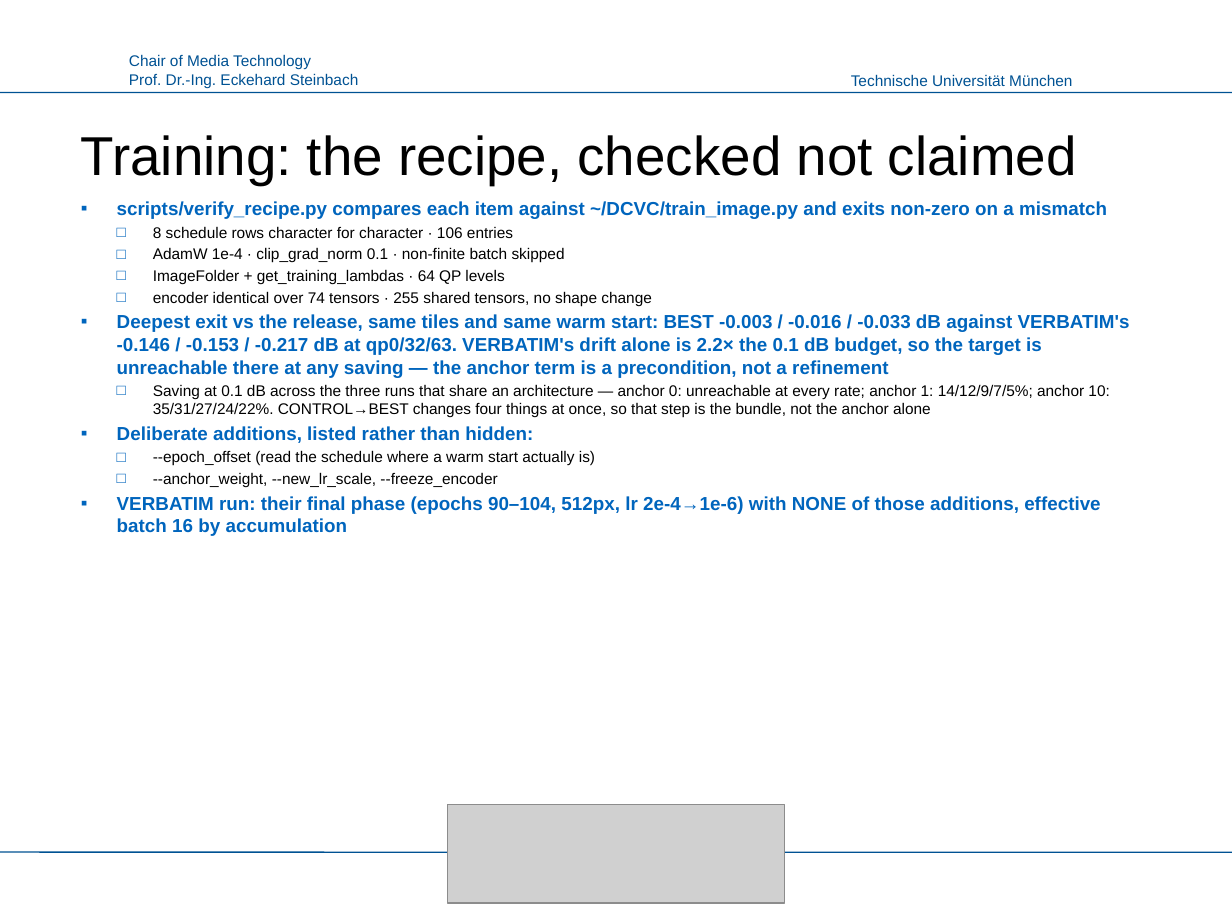
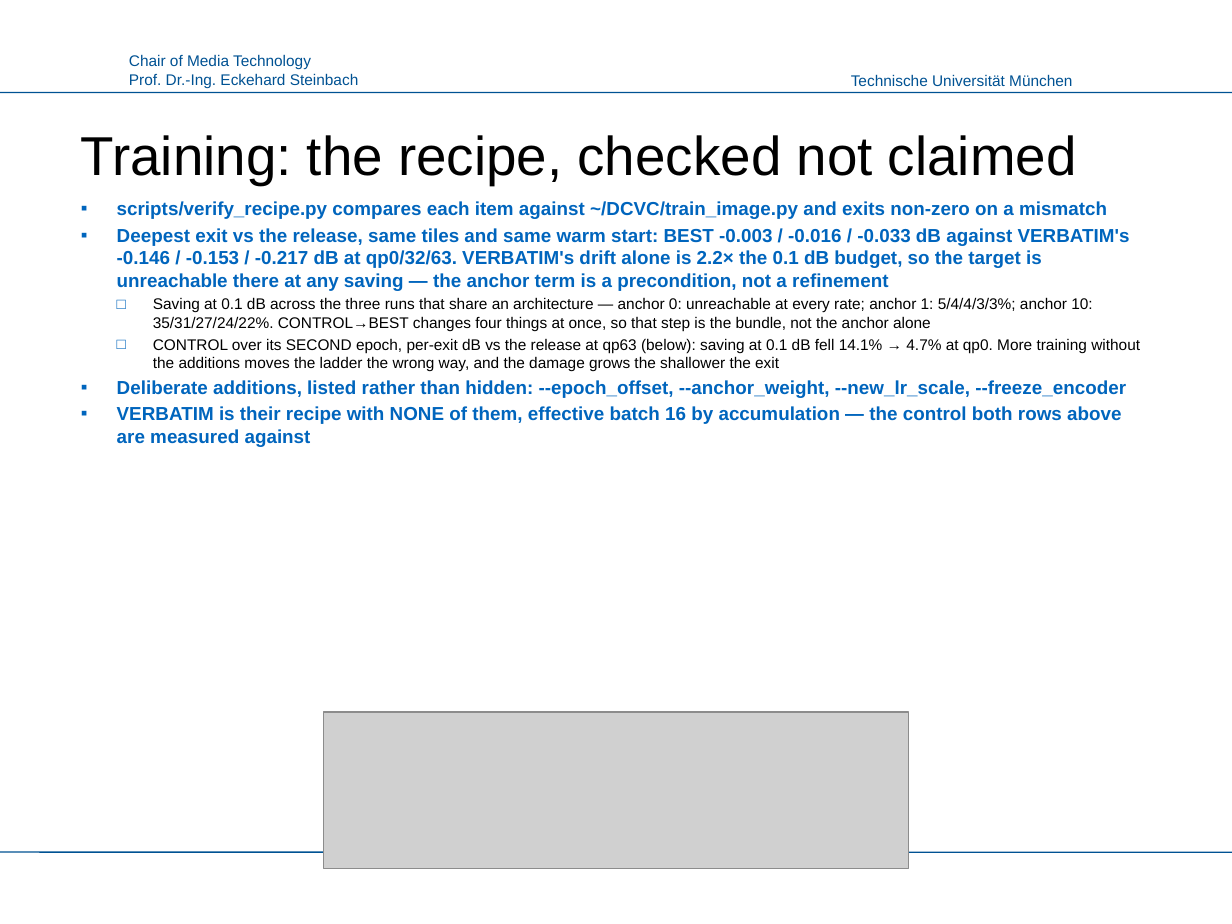
Before and after one commit to canerim/FLEX-FLOP, a slide deck: slide 5 of paper/FLEX-UF_LMT.pptx. Drawn at 1232x924 pixels with LibreOffice and Linux fonts; fonts in the diff are those of the drawing; grey boxes stand for pictures; background and template pictures are left out. Boxes give left, top, right and bottom in pixels: in the first picture for what was removed or moved away, otherwise in the second. Text is boxed around its words. In the diff, an @@ line names an element or a change of style, - is before the commit and + after.

```diff
--- a/paper/FLEX-UF_LMT.pptx
+++ b/paper/FLEX-UF_LMT.pptx
@@ text at [117, 201, 1140, 447]: paragraphs removed @@
-  □ 8 schedule rows character for character · 106 entries
-  □ AdamW 1e-4 · clip_grad_norm 0.1 · non-finite batch skipped
-  □ ImageFolder + get_training_lambdas · 64 QP levels
-  □ encoder identical over 74 tensors · 255 shared tensors, no shape change
@@ text at [117, 297, 1140, 447]: text changed @@
-  □ Saving at 0.1 dB across the three runs that share an architecture — anchor 0: unreachable at every rate; anchor 1: 14/12/9/7/5%; anchor 10: 35/31/27/24/22%. CONTROL→BEST changes four things at once, so that step is the bundle, not the anchor alone
-▪ Deliberate additions, listed rather than hidden:
-  □ --epoch_offset (read the schedule where a warm start actually is)
-  □ --anchor_weight, --new_lr_scale, --freeze_encoder
-▪ VERBATIM run: their final phase (epochs 90–104, 512px, lr 2e-4→1e-6) with NONE of those additions, effective batch 16 by accumulation
+  □ Saving at 0.1 dB across the three runs that share an architecture — anchor 0: unreachable at every rate; anchor 1: 5/4/4/3/3%; anchor 10: 35/31/27/24/22%. CONTROL→BEST changes four things at once, so that step is the bundle, not the anchor alone
+  □ CONTROL over its SECOND epoch, per-exit dB vs the release at qp63 (below): saving at 0.1 dB fell 14.1% → 4.7% at qp0. More training without the additions moves the ladder the wrong way, and the damage grows the shallower the exit
+▪ Deliberate additions, listed rather than hidden: --epoch_offset, --anchor_weight, --new_lr_scale, --freeze_encoder
+▪ VERBATIM is their recipe with NONE of them, effective batch 16 by accumulation — the control both rows above are measured against
@@ picture: place and size @@
-picture at [447, 804, 785, 903]
+picture at [324, 712, 909, 869]
```
Also in this commit, not shown: 3 other files.
